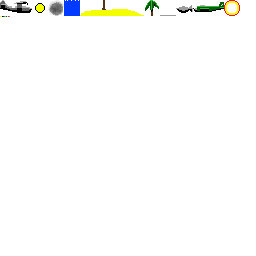
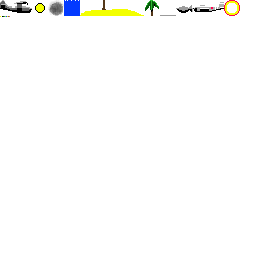
Layer changes from the first 256px x 256px image to the second:
painted on "tiles.png" over [194, 2, 224, 11]
